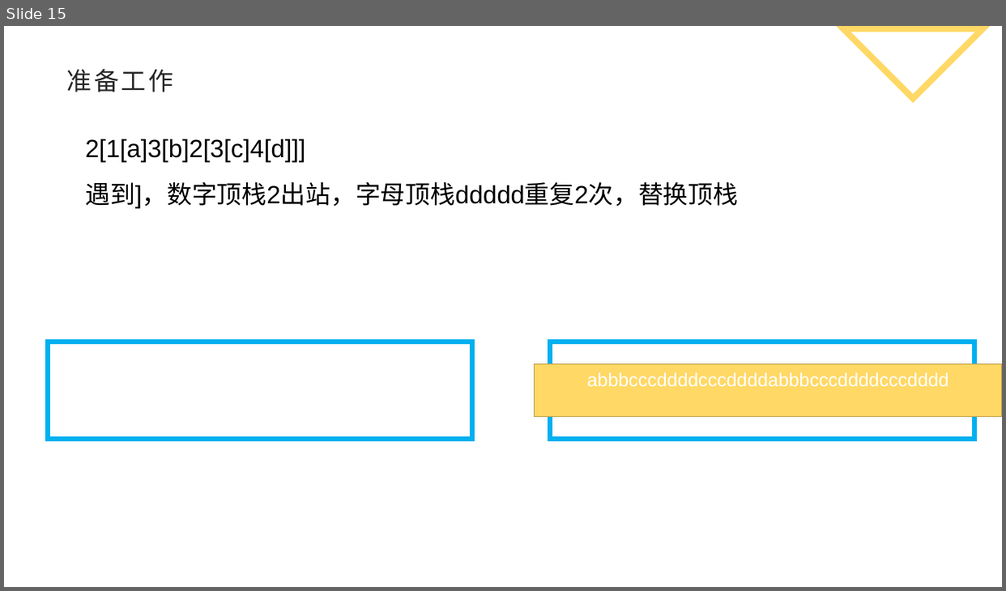
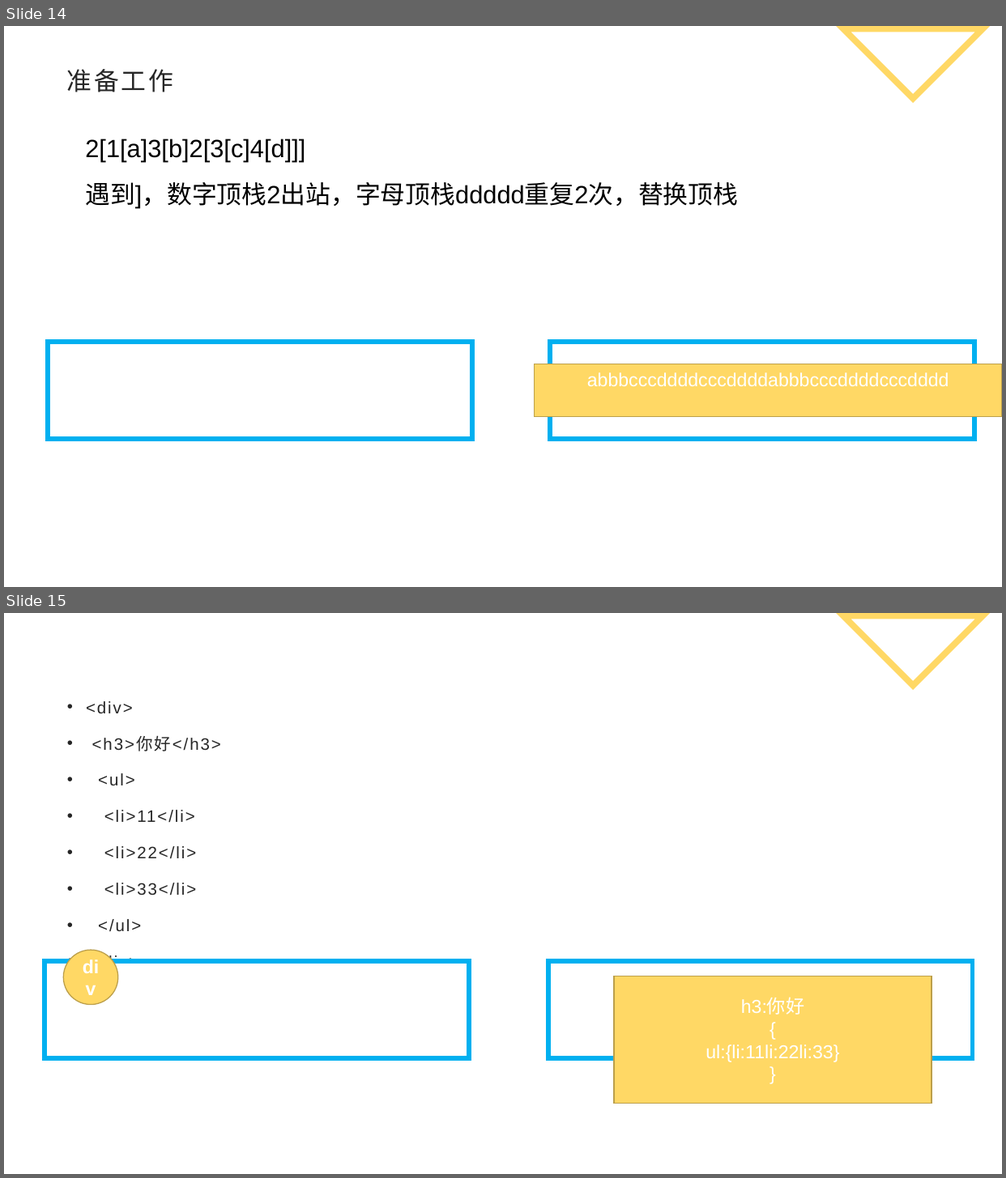
Before and after one commit to xiaoxiao-lady/vue, a slide deck: ast/AST图解-自学.pptx. Shown one above the other, each under a label of ours: slide 15 before the commit, slides 14 and 15 after it. The pictures are 1006x591 and 1006x1178 pixels, drawn with LibreOffice and Linux fonts; fonts in the diff are those of the drawing; background and template pictures are left out. Boxes give left, top, right and bottom in pixels: in the first picture for what was removed or moved away, otherwise in the second. Text is boxed around its words. In the diff, an @@ line names an element or a change of style, - is before the commit and + after.

```diff
--- a/ast/AST图解-自学.pptx
+++ b/ast/AST图解-自学.pptx
@@ slide 15 added at bbox=[4, 613, 1002, 1174], background #FFFFFF; not listed: 1 template element that a slide beside it also shows @@
@@ text added at bbox=[86, 701, 221, 932], 16 pt, text #262626 @@
+• <div>
+• <h3>你好</h3>
+• <ul>
+• <li>11</li>
+• <li>22</li>
+• <li>33</li>
+• </ul>
+• </div>
@@ ellipse added at bbox=[63, 950, 117, 1004], fill #FFD865, outline #BDA04B 1 pt, 18 pt, text #FFFFFF, bold @@
+div
@@ rectangle added at bbox=[44, 961, 469, 1059], fill #FFFFFF, outline #00B0F0 4.5 pt @@
@@ rectangle added at bbox=[548, 961, 973, 1059], fill #FFFFFF, outline #00B0F0 4.5 pt @@
@@ rectangle added at bbox=[614, 977, 931, 1104], fill #FFD865, outline #BDA04B 1 pt, 18 pt, text #FFFFFF @@
+h3:你好
+{
+ul:{li:11li:22li:33}
+}
@@ what was slide 15 is now slide 14 @@
```
Also in this commit, not shown: 1 other slide added, 1 slide removed.
